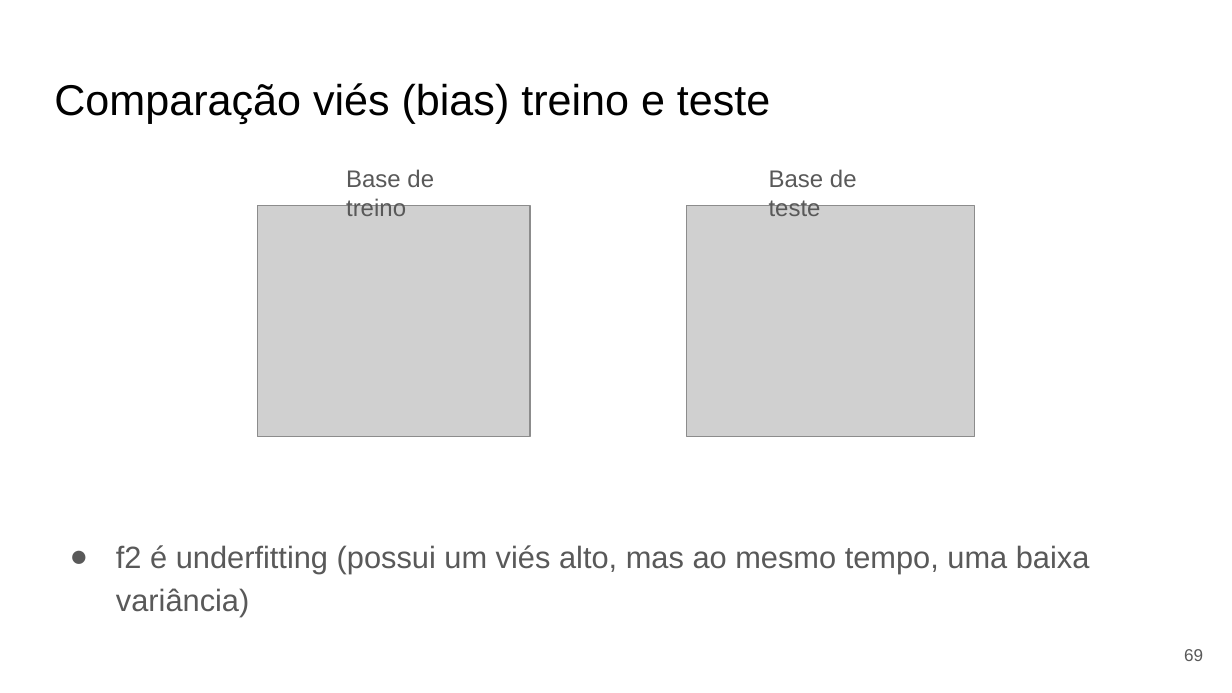
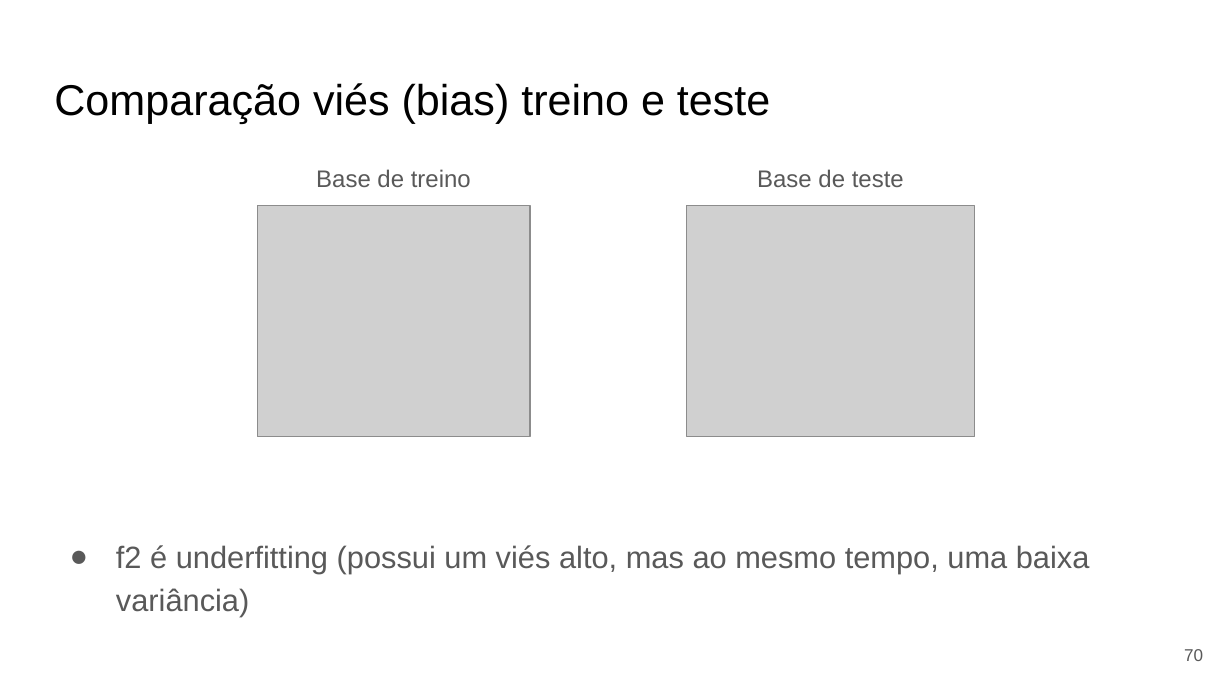
Before and after one commit to Redes-Neurais-2025-1/G5_DescidasGradiente_Fitting_Regularizacao, a slide deck: slide 70 of documentos/apresentacao.pptx (slide 69 before the commit). Drawn at 1232x693 pixels with LibreOffice and Linux fonts; fonts in the diff are those of the drawing; grey boxes stand for pictures. Boxes give left, top, right and bottom in pixels: in the first picture for what was removed or moved away, otherwise in the second. Text is boxed around its words. In the diff, an @@ line names an element or a change of style, - is before the commit and + after.

```diff
--- a/documentos/apresentacao.pptx
+++ b/documentos/apresentacao.pptx
@@ text "Base de treino" at (x1=316, y1=169, x2=471, y2=187): alignment left to centre @@
@@ text "Base de treino" moved from (x1=346, y1=169, x2=434, y2=216) to (x1=316, y1=169, x2=471, y2=187) @@
@@ text "Base de teste" moved from (x1=769, y1=169, x2=857, y2=216) to (x1=757, y1=169, x2=904, y2=187) @@
@@ text "Base de teste" at (x1=757, y1=169, x2=904, y2=187): alignment left to centre @@
@@ page number at (x1=1184, y1=649, x2=1203, y2=661): text changed @@
-69
+70
```
Also in this commit, not shown: 3 other slides changed, 1 slide added, 1 other file.
